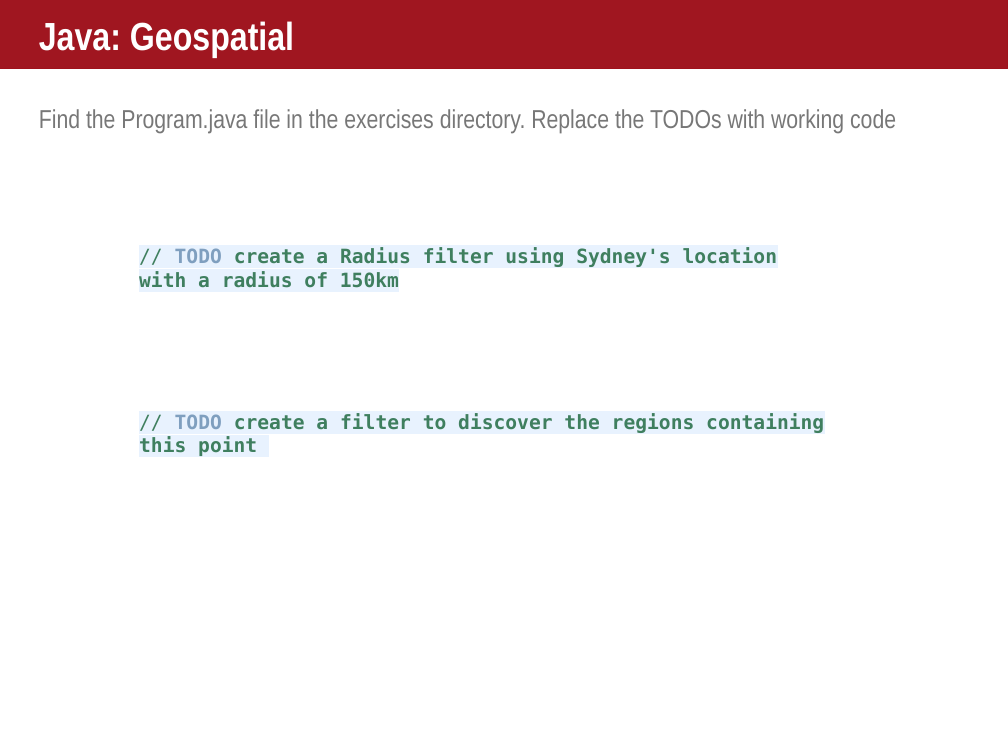
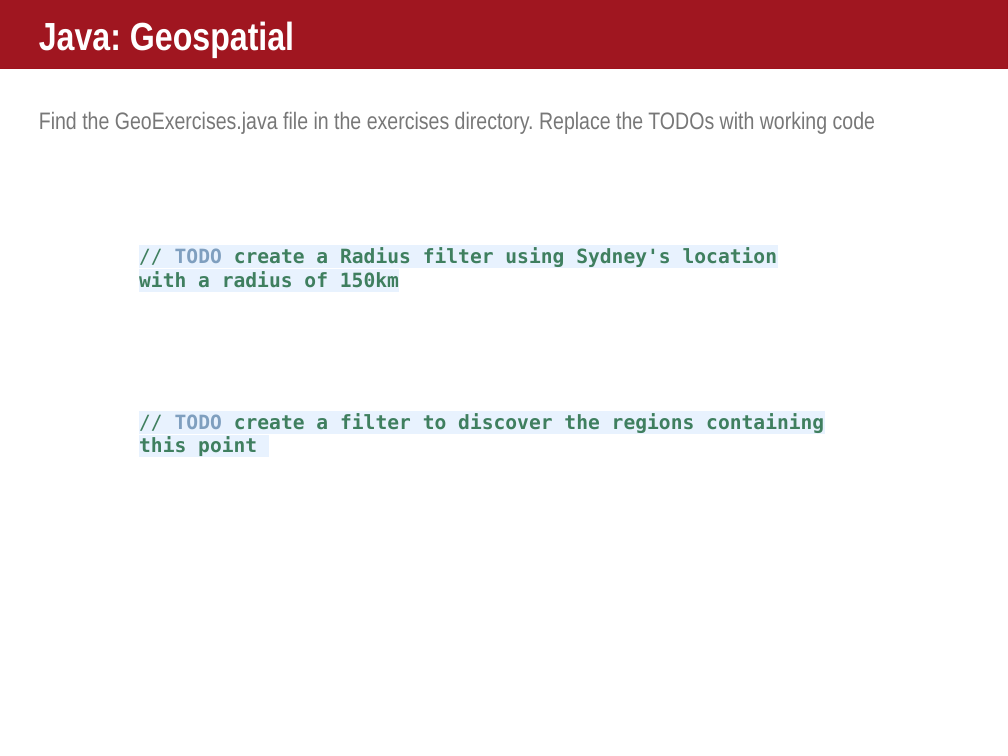
Before and after one commit to helipilot50/aerospike-advanced-concepts, a slide deck: slide 15 of geo/courseware/Geo.pptx. Drawn at 1008x756 pixels with LibreOffice and Linux fonts; fonts in the diff are those of the drawing. Boxes give left, top, right and bottom in pixels: in the first picture for what was removed or moved away, otherwise in the second. Text is boxed around its words. In the diff, an @@ line names an element or a change of style, - is before the commit and + after.

Commit message:
Completed Spark exercises and answers Updated Java exercises to use vagrant IP address

```diff
--- a/geo/courseware/Geo.pptx
+++ b/geo/courseware/Geo.pptx
@@ text at <box>39,112,875,134</box>: text changed; size 18.5 to 17 pt @@
-Find the Program.java file in the exercises directory. Replace the TODOs with working code
+Find the GeoExercises.java file in the exercises directory. Replace the TODOs with working code
```
Also in this commit, not shown: 28 other files.
